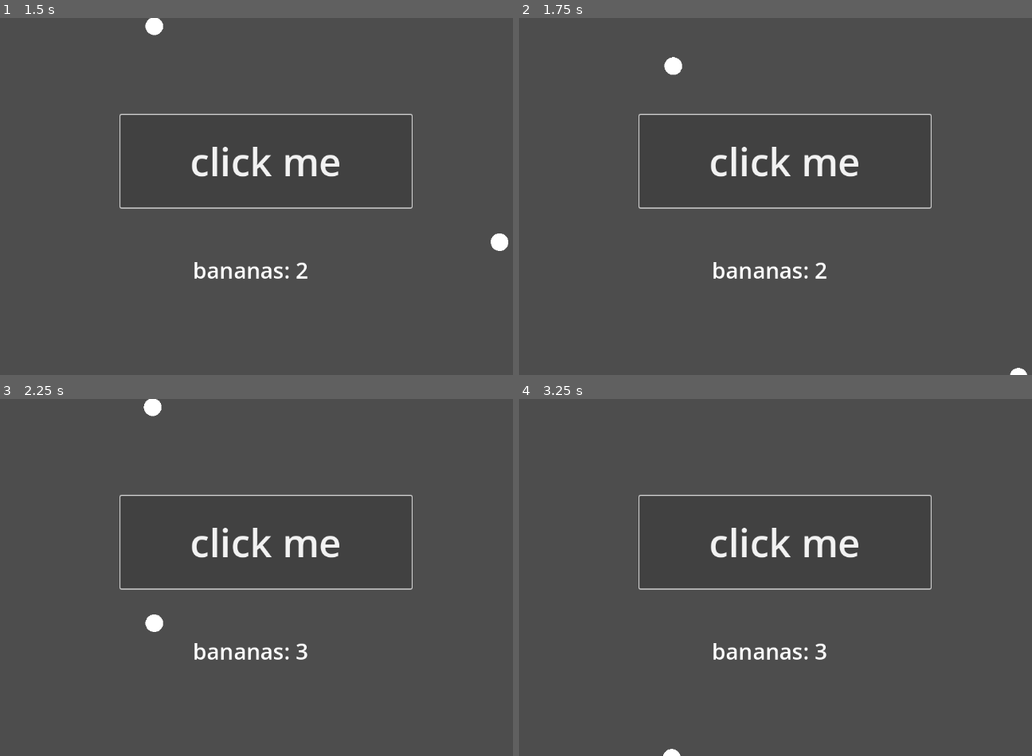
Above: before the commit, frames 1-4 (two rows, left to right).
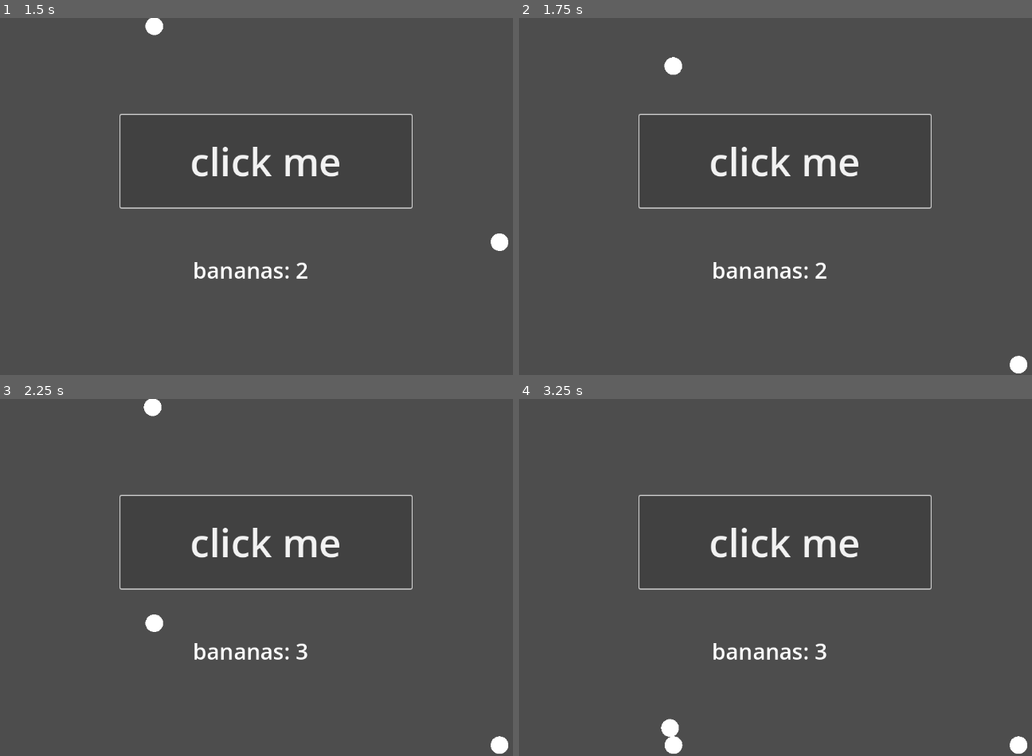
Above: after the commit, the same moments.

Repository: trevyn/soto
Game: Godot game, scene res://node_2d.tscn
The game is run twice, just before and just after one commit, with the same random seed, the same clock (stepped at 60 frames per second) and the same inputs.
Inputs:
- Up to frame 1 (1.5 s): click "click me" at 0.5 s; click "click me" at 1.25 s
- Up to frame 2 (1.75 s): no input
- Up to frame 3 (2.25 s): click "click me" at 2 s
- Up to frame 4 (3.25 s): no input

Frame 1 is identical in both runs. In frame 2, 0.1% of the frame differs, in the area x 95-100%, y 94-100%; in frame 3, 0.1%; in frame 4, 0.4%, in the area x 27-100%, y 89-100%.

Commit message:
stacking spherical bananas

Diff:
--- a/FallingObject.tscn
+++ b/FallingObject.tscn
@@ -1,6 +1,8 @@
-[gd_scene load_steps=2 format=3 uid="uid://ck8jprx4ew4io"]
+[gd_scene load_steps=3 format=3 uid="uid://ck8jprx4ew4io"]
 
 [ext_resource type="Script" path="res://CircleDraw.gd" id="1_vt6pa"]
+
+[sub_resource type="CircleShape2D" id="CircleShape2D_bx50p"]
 
 [node name="FallingObject" type="Node2D"]
 
@@ -8,3 +10,7 @@
 
 [node name="CircleDraw" type="Node2D" parent="RigidBody2D"]
 script = ExtResource("1_vt6pa")
+
+[node name="CollisionShape2D" type="CollisionShape2D" parent="RigidBody2D"]
+scale = Vector2(1.6, 1.6)
+shape = SubResource("CircleShape2D_bx50p")
--- a/node_2d.tscn
+++ b/node_2d.tscn
@@ -8,6 +8,8 @@
 
 [sub_resource type="Theme" id="Theme_p6gxr"]
 default_font_size = 40
+
+[sub_resource type="RectangleShape2D" id="RectangleShape2D_7dq5l"]
 
 [node name="Node2D" type="Node2D"]
 script = ExtResource("1_kcb8k")
@@ -27,3 +29,10 @@
 offset_right = 838.0
 offset_bottom = 546.0
 theme = SubResource("Theme_p6gxr")
+
+[node name="StaticBody2D" type="StaticBody2D" parent="."]
+
+[node name="CollisionShape2D" type="CollisionShape2D" parent="StaticBody2D"]
+position = Vector2(867, 1644)
+scale = Vector2(100, 100)
+shape = SubResource("RectangleShape2D_7dq5l")
Not shown: 1 places in node_2d.tscn that only renumber resources
